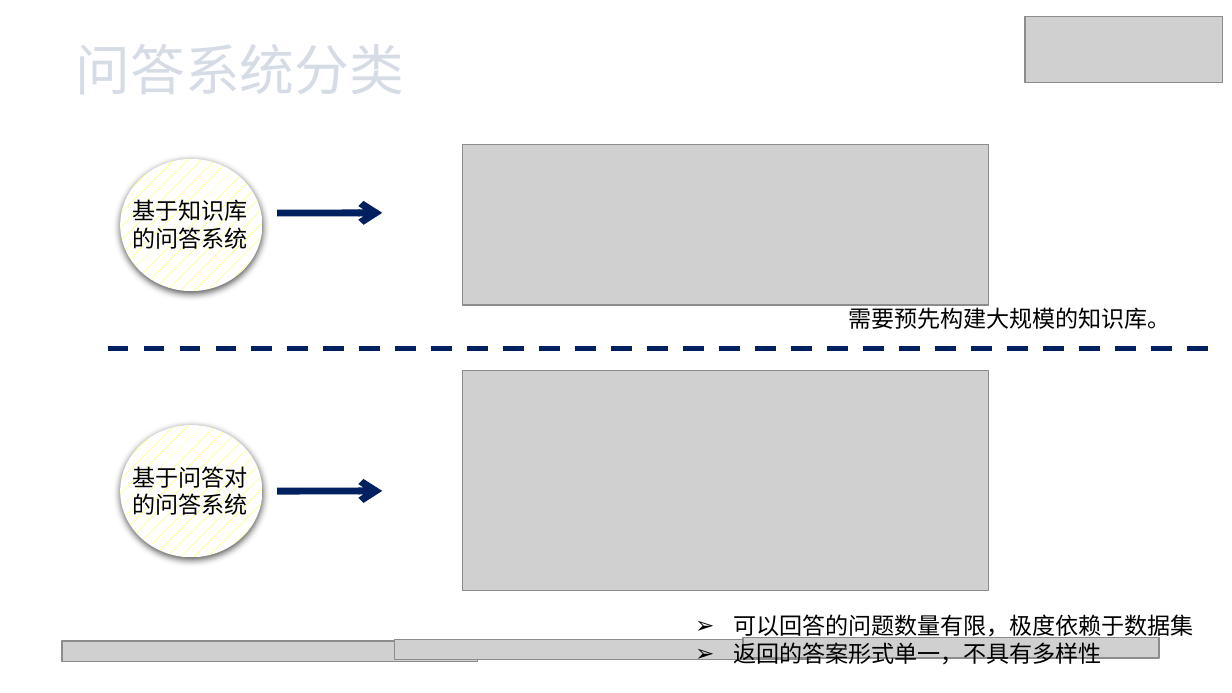
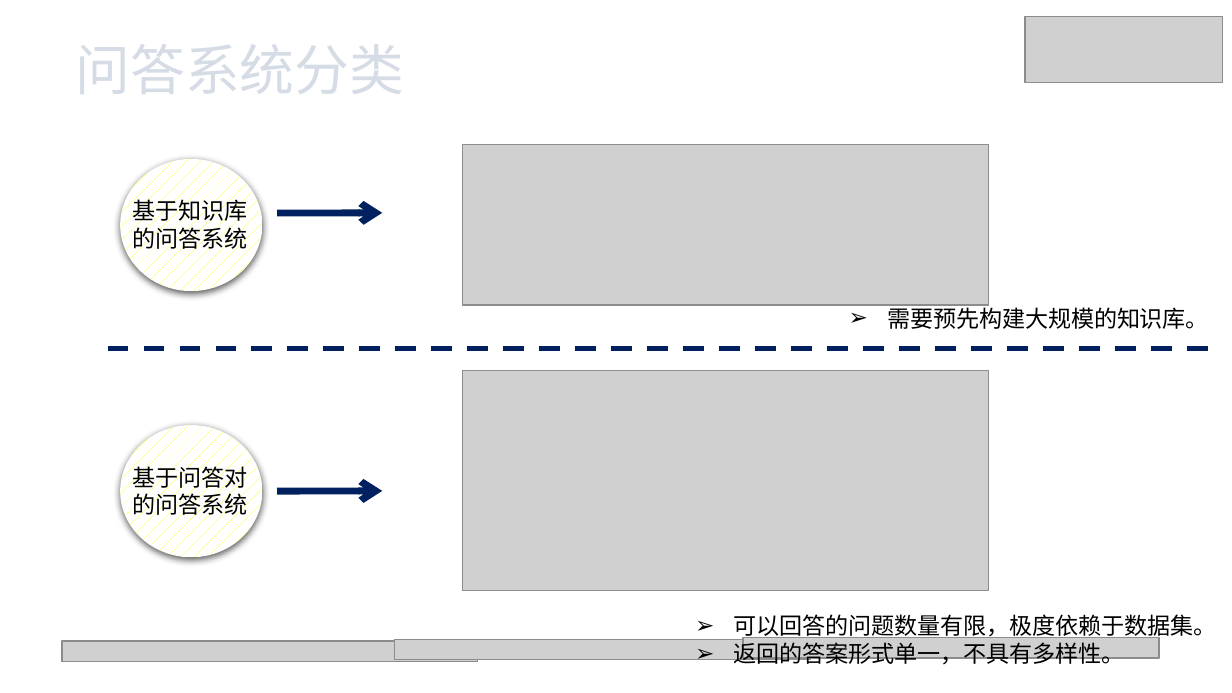
Before and after one commit to xhsun1997/ChineseMRC, a slide deck: slide 4 of 孙相会.pptx (slide 5 before the commit). Drawn at 1232x693 pixels with LibreOffice and Linux fonts; fonts in the diff are those of the drawing; grey boxes stand for pictures. Boxes give left, top, right and bottom in pixels: in the first picture for what was removed or moved away, otherwise in the second. Text is boxed around its words. In the diff, an @@ line names an element or a change of style, - is before the commit and + after.

```diff
--- a/孙相会.pptx
+++ b/孙相会.pptx
@@ text "需要预先构建大规模的知识库。" at (887,304,1209,329): bullet none to ➢ @@
@@ text at (734,614,1217,668): text changed @@
-➢ 可以回答的问题数量有限，极度依赖于数据集
-➢ 返回的答案形式单一，不具有多样性
+➢ 可以回答的问题数量有限，极度依赖于数据集。
+➢ 返回的答案形式单一，不具有多样性。
```
Also in this commit, not shown: 13 other slides changed, 7 slides added, 8 slides removed, 2 other files.
